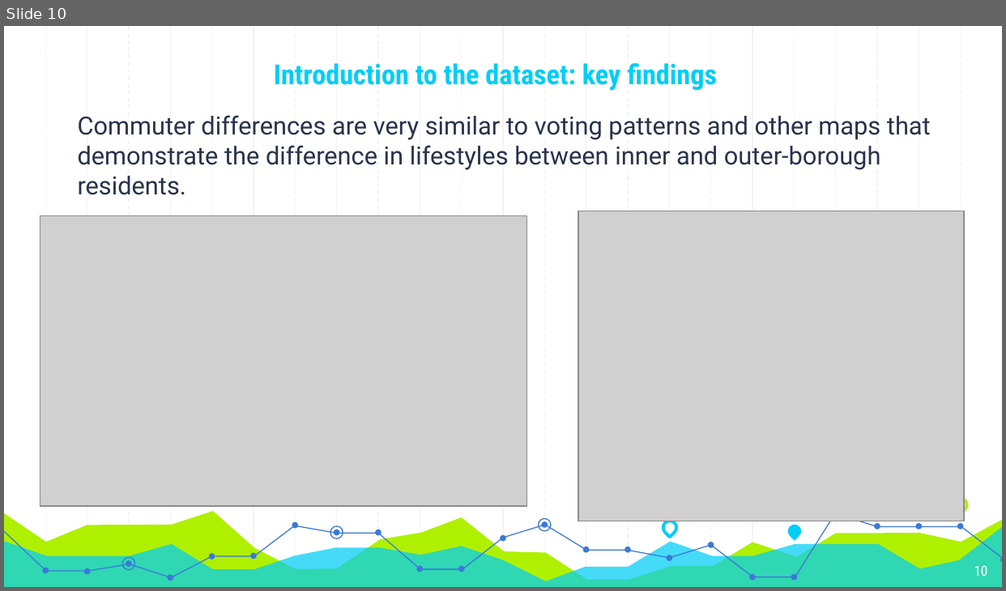
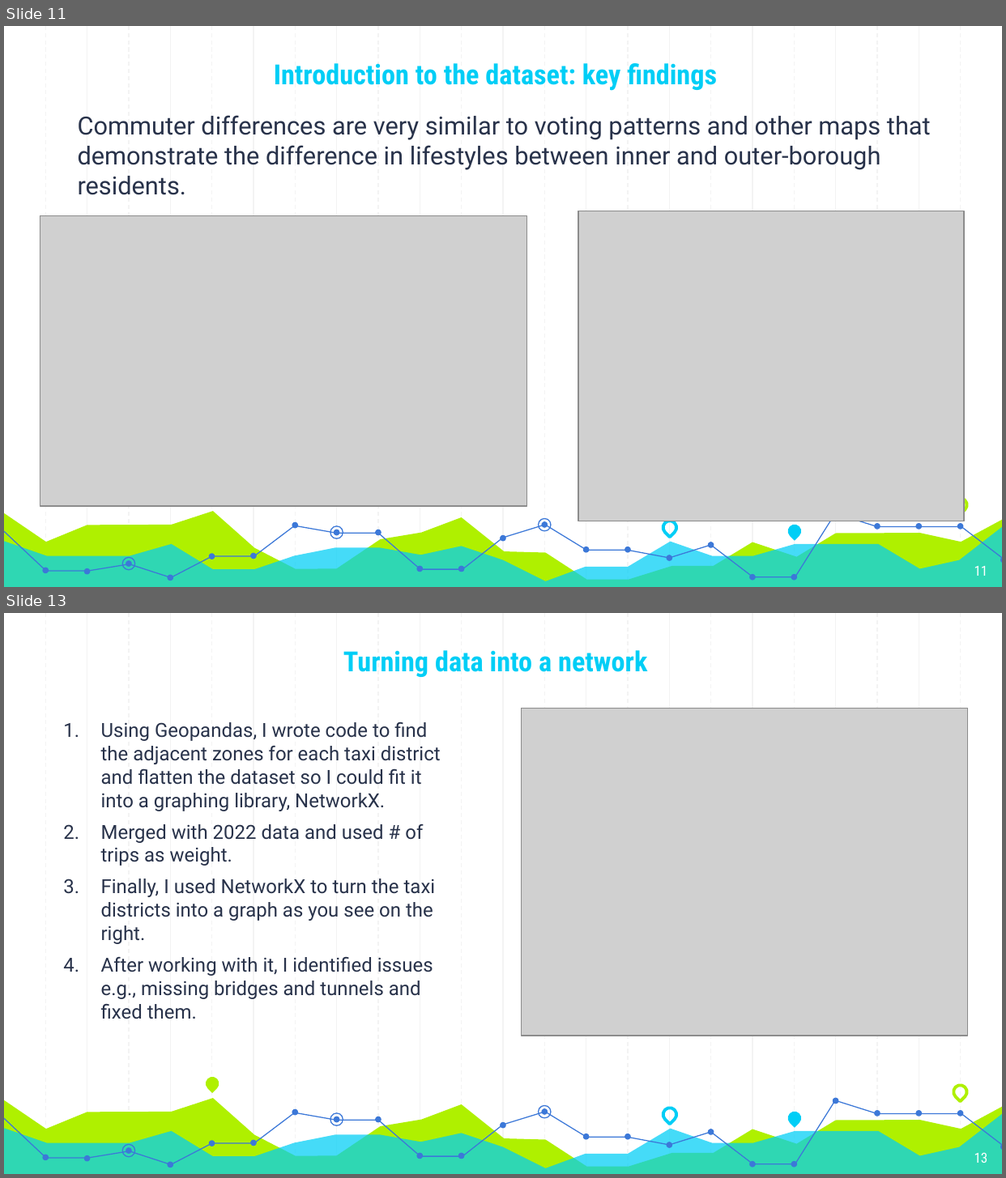
Before and after one commit to evanspiller0202/CapstoneMTAbestroute, a slide deck: reports/Capstone_summary.pptx. Shown one above the other, each under a label of ours: slide 10 before the commit, slides 11 and 13 after it; the slides between them are not shown. The pictures are 1006x591 and 1006x1178 pixels, drawn with LibreOffice and Linux fonts; fonts in the diff are those of the drawing; grey boxes stand for pictures. Boxes give left, top, right and bottom in pixels: in the first picture for what was removed or moved away, otherwise in the second. Text is boxed around its words. In the diff, an @@ line names an element or a change of style, - is before the commit and + after.

```diff
--- a/reports/Capstone_summary.pptx
+++ b/reports/Capstone_summary.pptx
@@ slide 13 added at box(4, 613, 1002, 1174), background #FFFFFF; not listed: 58 template elements that a slide beside it also shows @@
@@ text added at box(343, 650, 647, 677), 20 pt, text #00CEF6, bold @@
+Turning data into a network
@@ picture added at box(521, 708, 967, 1036) @@
@@ text added at box(101, 722, 441, 1020), 14 pt, text #28324A @@
+1. Using Geopandas, I wrote code to find the adjacent zones for each taxi district and flatten the dataset so I could fit it into a graphing library, NetworkX.
+2. Merged with 2022 data and used # of trips as weight.
+3. Finally, I used NetworkX to turn the taxi districts into a graph as you see on the right.
+4. After working with it, I identified issues e.g., missing bridges and tunnels and fixed them.
@@ ellipse added at box(833, 1098, 838, 1104), fill #3C78D8 @@
@@ page number added at box(974, 1152, 988, 1163), 10 pt, text #FFFFFF @@
+13
@@ what was slide 10 is now slide 11 @@
@@ page number at box(974, 566, 988, 576): text changed @@
-10
+11
```
Also in this commit, not shown: 1 slide changed, 6 other slides added, 16 other files.
